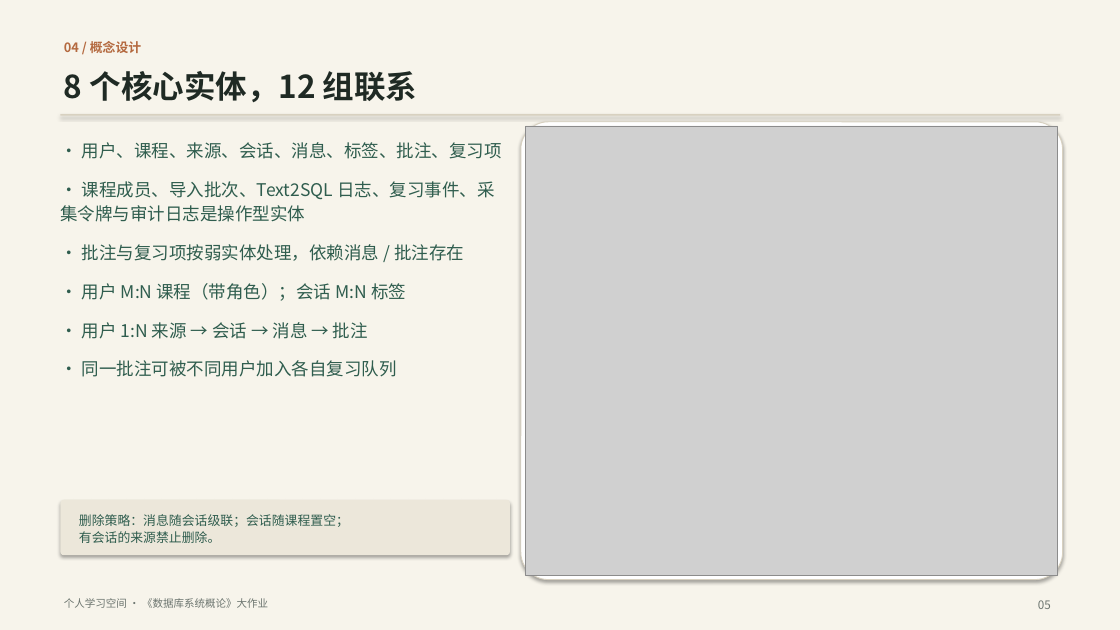
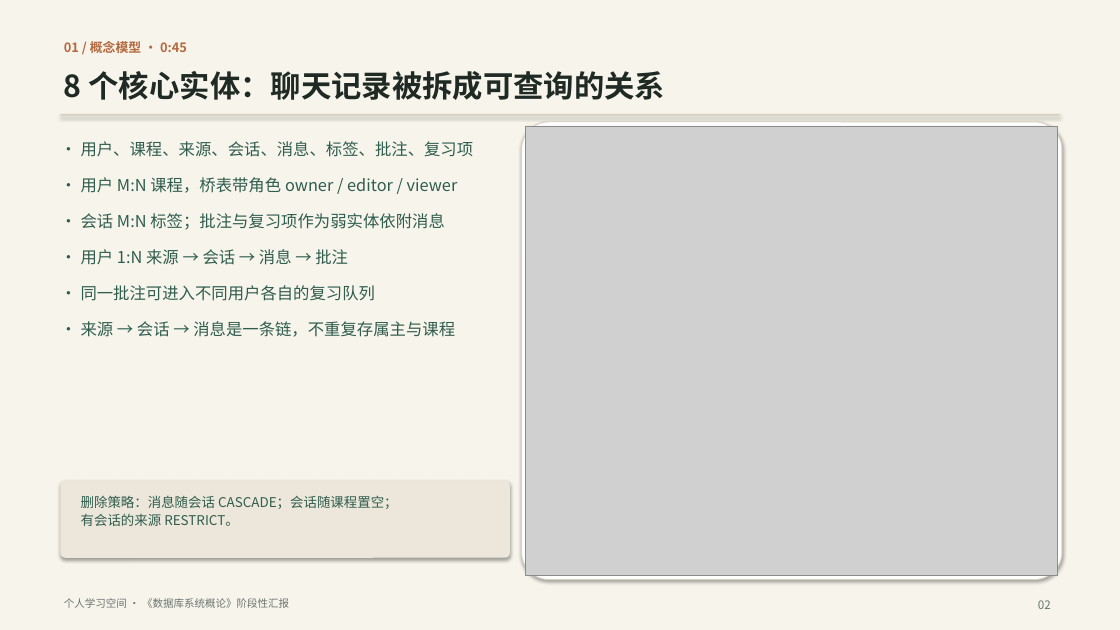
Before and after one commit to ycl-berserk/2026Database, a slide deck: slide 2 of docs/汇报.pptx (slide 5 before the commit). Drawn at 1120x630 pixels with LibreOffice and Linux fonts; fonts in the diff are those of the drawing; grey boxes stand for pictures. Boxes give left, top, right and bottom in pixels: in the first picture for what was removed or moved away, otherwise in the second. Text is boxed around its words. In the diff, an @@ line names an element or a change of style, - is before the commit and + after.

Commit message:
docs(report): 重写 8 分钟数据库版演示脚本与 PPT
按概念模型、逻辑设计、关键 SQL、索引与计划、访问控制、事务、触发器与审计重排汇报路径，并重跑 showcase.sql 核对文档中的实测输出。

```diff
--- a/docs/汇报.pptx
+++ b/docs/汇报.pptx
@@ text at <box>64,41,187,53</box>: text changed @@
-04 / 概念设计
+01 / 概念模型 · 0:45
@@ text at <box>64,71,666,100</box>: text changed; size 27 to 26 pt @@
-8 个核心实体，12 组联系
+8 个核心实体：聊天记录被拆成可查询的关系
@@ text at <box>81,141,474,265</box>: size 15 to 14 pt in "• 用户、课程、来源、会话、消息、标签、批注、复习项", "• 用户 1:N 来源 → 会话 → ..."; less space between paragraphs @@
@@ text at <box>81,177,458,230</box>: text changed; size 15 to 14 pt @@
-• 课程成员、导入批次、Text2SQL 日志、复习事件、采集令牌与审计日志是操作型实体
-• 批注与复习项按弱实体处理，依赖消息 / 批注存在
-• 用户 M:N 课程（带角色）；会话 M:N 标签
+• 用户 M:N 课程，桥表带角色 owner / editor / viewer
+• 会话 M:N 标签；批注与复习项作为弱实体依附消息
@@ text at <box>81,285,455,337</box>: text changed; size 15 to 14 pt @@
-• 同一批注可被不同用户加入各自复习队列
+• 同一批注可进入不同用户各自的复习队列
+• 来源 → 会话 → 消息是一条链，不重复存属主与课程
@@ rounded rectangle: place and size @@
-rounded rectangle at <box>60,500,510,555</box>
+rounded rectangle at <box>60,481,510,558</box>
@@ text at <box>81,495,398,526</box>: text changed; size 11 to 11.5 pt @@
-删除策略：消息随会话级联；会话随课程置空；
-有会话的来源禁止删除。
+删除策略：消息随会话 CASCADE；会话随课程置空；
+有会话的来源 RESTRICT。
@@ text at <box>64,598,289,608</box>: text changed @@
-个人学习空间 · 《数据库系统概论》大作业
+个人学习空间 · 《数据库系统概论》阶段性汇报
@@ text at <box>1038,600,1051,609</box>: text changed @@
-05
+02
```
Also in this commit, not shown: 3 other slides changed, 5 slides added, 13 slides removed, 4 other files.
